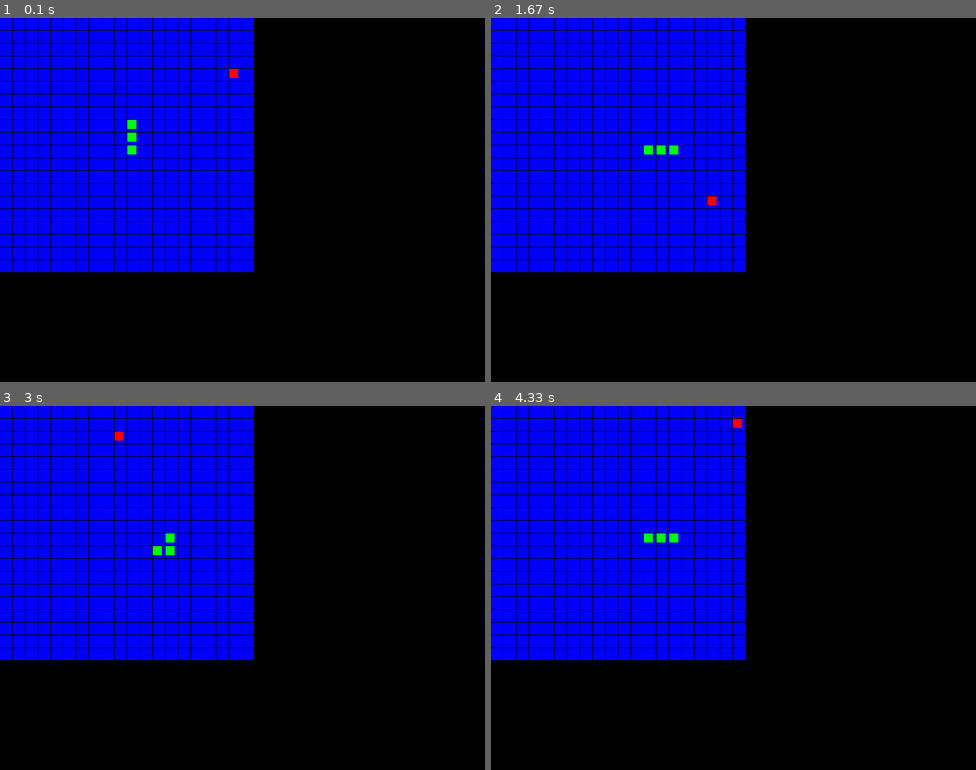
Above: before the commit, frames 1-4 (two rows, left to right).
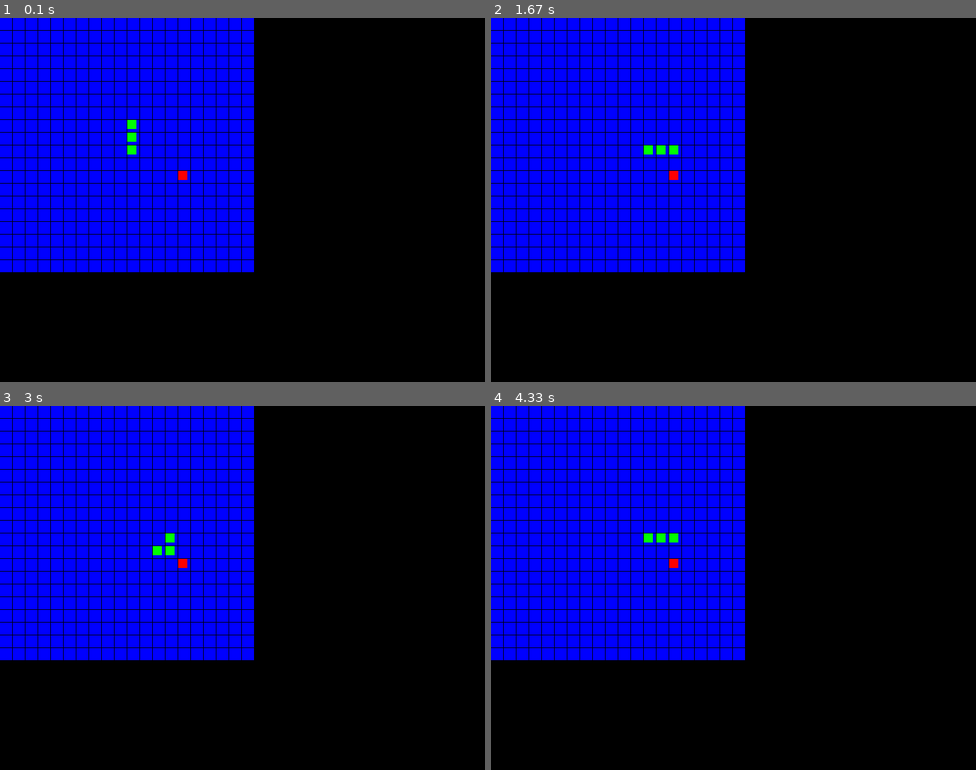
Above: after the commit, the same moments.

Repository: albert-polak/pygame-snake
Game: pygame game, started from main.py
Same seed, same stepped clock (60 frames per second), same inputs: the game is played once before the commit and once after it.
Inputs:
- Up to frame 1 (0.1 s): no input
- Up to frame 2 (1.67 s): hold Right 0.33-0.8 s
- Up to frame 3 (3 s): hold Left 1.67-2.2 s; hold Down 2.23-2.53 s; hold Left 2.57-2.97 s
- Up to frame 4 (4.33 s): hold Up 3-3.37 s; hold Right 3.4-4.03 s; hold Down from 4.07 s (still down)

The runs differ from the first frame. In frame 1, less than 0.1% of the frame differs, in the area x 36-50%, y 14-45%; in frame 2, less than 0.1%; in frame 3, less than 0.1%; in frame 4, less than 0.1%.

Commit message:
Apple eating mechanic

Diff:
--- a/main.py
+++ b/main.py
@@ -37,9 +37,9 @@
 
 
 
-class Apple(Snake):
-    def __init__(self, grid_size):
-        Snake.__init__(self)
+class Apple:
+    def __init__(self, snake, grid_size):
+        self.snake = snake
         self.apple_pos = None
         self.apple_colour = 'red'
         self.grid_size = grid_size
@@ -47,9 +47,14 @@
 
     def add_apple(self):
         position = (random.randint(0, self.grid_size[0]-1), random.randint(0, self.grid_size[1]-1))
-        while any(position[:]) == position:
+        while position in self.snake.elements:
             position = (random.randint(0, self.grid_size[0]-1), random.randint(0, self.grid_size[1]-1))
         self.apple_pos = position
+
+    def check_if_eaten(self):
+        if self.apple_pos == self.snake.elements[0]:
+            self.add_apple()
+            self.snake.elements.append(self.snake.elements[-1])
 
 
 class Game:
@@ -69,7 +74,7 @@
 
         self.snake = Snake()
 
-        self.apple = Apple(self.grid_size)
+        self.apple = Apple(self.snake, self.grid_size)
 
     def draw_map(self):
         for x in range(self.grid_size[0]):
@@ -98,6 +103,7 @@
         self.draw_map()
         self.draw_snake()
         self.draw_apple()
+        self.apple.check_if_eaten()
         self.clock.tick(60)
 
     def on_init(self):
@@ -105,6 +111,7 @@
         self.screen = pygame.display.set_mode((self.size[0], self.size[1]))
         pygame.display.set_caption(self.game_name)
         pygame.time.set_timer(self.SCREEN_UPDATE, self.snake.velocity)
+        self.apple.add_apple()
         self._running = True
         if self.screen:
             return True
@@ -116,7 +123,7 @@
             self._running = False
         if event.type == self.SCREEN_UPDATE:
             self.snake.update_snake_pos()
-            self.apple.add_apple()
+
         if event.type == pygame.KEYDOWN:
             if event.key == pygame.K_LEFT:
                 self.snake.direction = 'LEFT'
